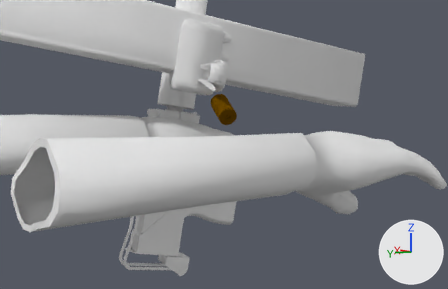
What one commit did to the Blender file Joshua-Boo-Boos Mac-10 Mod/Mac-10 Backup.blend.
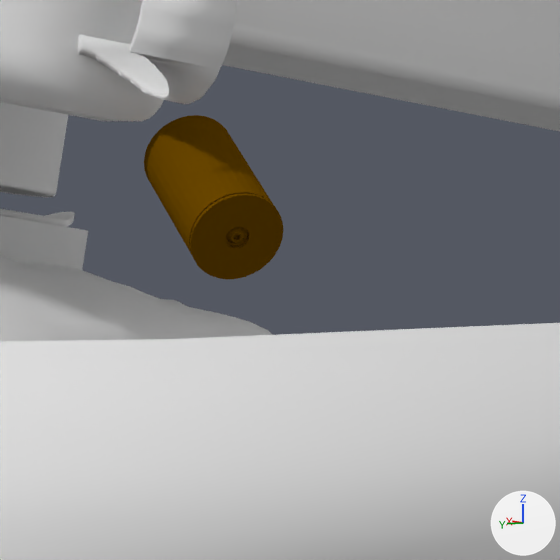
There are two pictures of each version: one from a camera (50 mm lens) standing at (-6.87, 4.53, -0.04) and looking at (4.79, -3.18, -1.32), one close up on the part from 41% to 65% of the width and 25% to 62% of the height. Lighting does not change. The marker at lower right points along +X, +Y and +Z.

In view in the first close-up: 'Bolt', 'Bullet', 'Charging Handle', 'Hands.001', 'Mac-10', 'Magazine'.
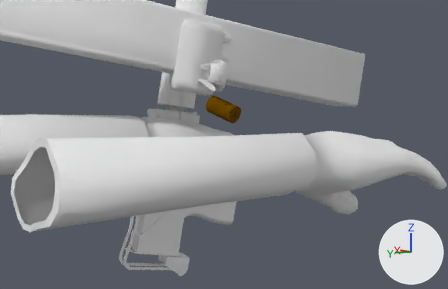
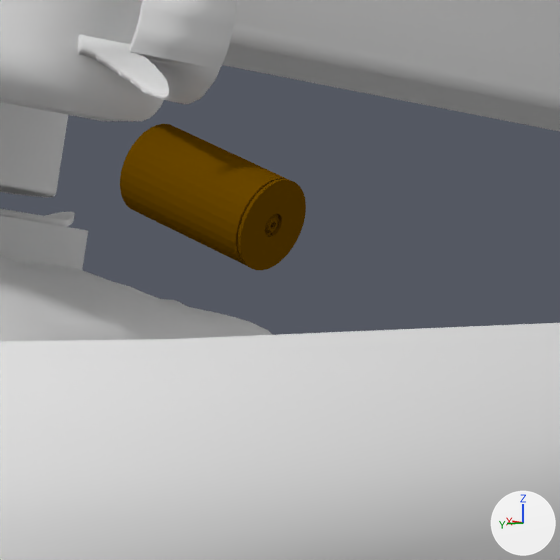
Commit message: I updated the Mac-10.

What differs and where, as boxes [x1, y1, x2, y2] in the close-ups (560 x 560 px):
'Bullet', turned: before [144, 115, 283, 279]; after [120, 124, 306, 270]

Diff of the bpy script that builds the scene:
```diff
--- a/Joshua-Boo-Boos Mac-10 Mod/Mac-10 Backup.blend.py
+++ b/Joshua-Boo-Boos Mac-10 Mod/Mac-10 Backup.blend.py
@@ ob_bullet @@
 ob_bullet.location = (4.855, -3.21, -0.531)
-ob_bullet.rotation_euler = (-1.129, -1.047, -0.442)  # degrees (-65, -60, -25)
+ob_bullet.rotation_euler = (-0.106, -0.545, -0.319)  # degrees (-6.1, -31, -18)
 ob_bullet.scale = (1.81, 1.81, 1.81)
```
